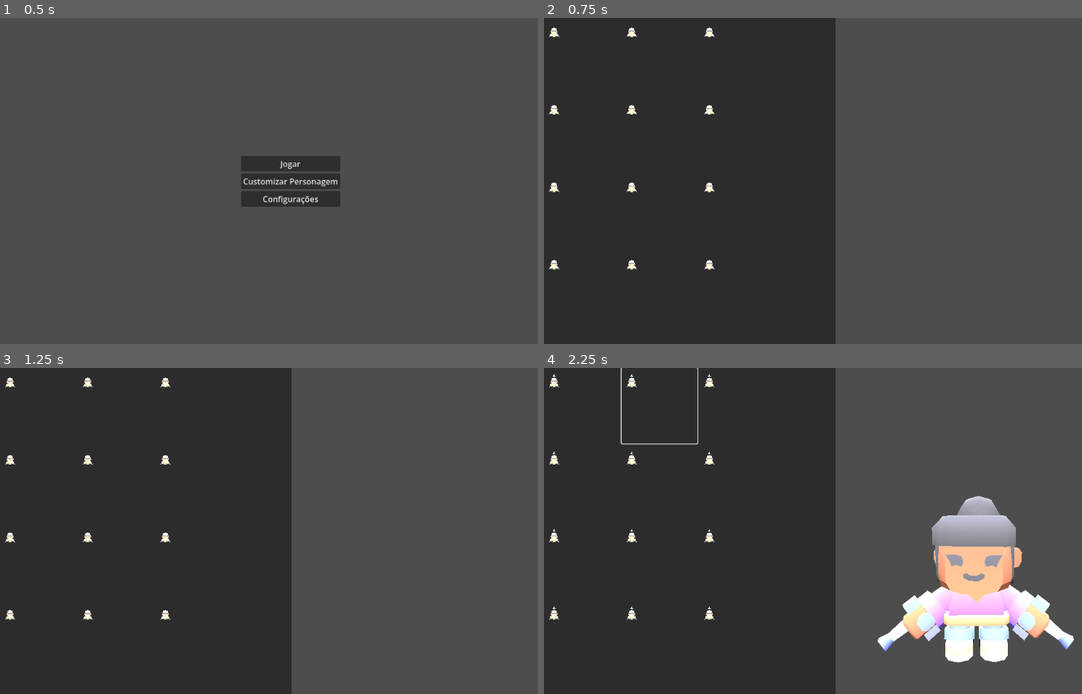
Above: before the commit, frames 1-4 (two rows, left to right).
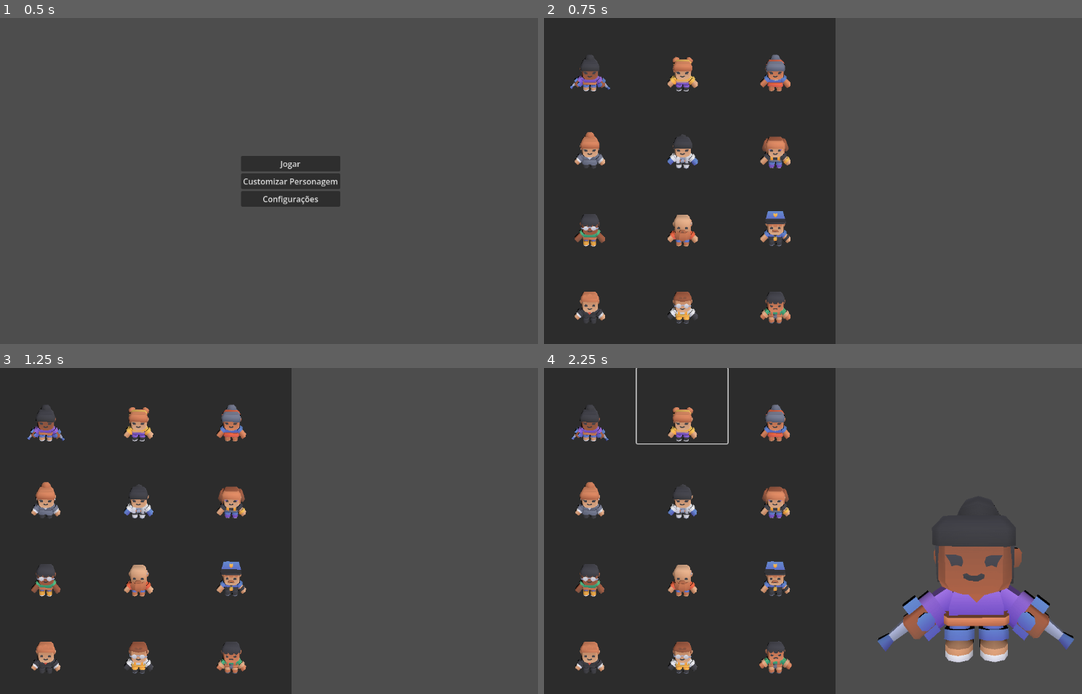
Above: after the commit, the same moments.

Repository: LucasSckenal/pi-4
Game: Godot game, scene res://main_menu.tscn
The game is run twice, just before and just after one commit, with the same random seed, the same clock (stepped at 60 frames per second) and the same inputs.
Inputs (mouse positions are in pixels of both pictures, inside the frame that each line leads up to):
- Up to frame 1 (0.5 s): no input
- Up to frame 2 (0.75 s): click "Customizar Personagem" at 0.5 s
- Up to frame 3 (1.25 s): no input
- Up to frame 4 (2.25 s): click (581, 407) at 1.27 s; tap Enter (ui_accept) at 2 s; hold Right (ui_right) from 2.03 s (still down); tap E (interact) at 2.1 s

Frame 1 is identical in both runs. In frame 2, 4.5% of the frame differs, in the area x 0-46%, y 2-94%; in frame 3, 4.5%; in frame 4, 13%, in the area x 0-99%, y 0-94%.

Commit message:
feat: Enhance character slot functionality and UI layout

Diff:
--- a/selecao_personagem.gd
+++ b/selecao_personagem.gd
@@ -6,50 +6,52 @@
 @onready var ponto_spawn = get_node_or_null("HBoxContainer/SubViewportContainer/SubViewport/PontoSpawn")
 
 func _ready():
-	print("Limpando e Gerando a Grade...")
-
-	# 1. Limpa a grade (essencial!)
+	# 1. Limpa a grade para não duplicar
 	for child in grid.get_children():
 		child.queue_free()
 
-	# 2. Loop para criar apenas os BOTÕES da grade
+	# 2. O LOOP CORRETO
 	for caminho in Global.lista_personagens:
 		var novo_slot = slot_cena.instantiate()
 		grid.add_child(novo_slot)
 
-		# --- MINIATURA (Dentro do slot) ---
-		var vp = novo_slot.get_node_or_null("SubViewportContainer/SubViewport")
-		if vp == null: vp = novo_slot.get_node_or_null("SubViewport")
+		# AQUI ESTÁ O SEGREDO:
+		# Passamos 'caminho' (um por vez), NÃO a 'lista_personagens' (todos)
+		if novo_slot.has_method("configurar_slot"):
+			novo_slot.configurar_slot(caminho)
 
-		if vp:
-			var mini = load(caminho).instantiate()
-			vp.add_child(mini)
-			mini.scale = Vector3(0.5, 0.5, 0.5)
-			var anim = mini.get_node_or_null("AnimationPlayer")
-			if anim: anim.play("idle")
-
-		# --- CONEXÃO DO CLIQUE ---
+		# Conecta o botão
 		var btn = novo_slot.get_node_or_null("Button")
 		if btn:
-			# O BIND é o que diz ao botão qual personagem ele representa
+			btn.pressed.connect(_ao_escolher.bind(caminho))
+	# Limpa a grade
+	for child in grid.get_children():
+		child.queue_free()
+
+	# Cria os slots
+	for caminho in Global.lista_personagens:
+		var novo_slot = slot_cena.instantiate()
+		grid.add_child(novo_slot)
+
+		# Chama a função que criamos no script do SLOT
+		if novo_slot.has_method("configurar_slot"):
+			novo_slot.configurar_slot(caminho)
+
+		# Conecta o botão para mostrar o boneco GRANDE
+		var btn = novo_slot.get_node_or_null("Button")
+		if btn:
 			btn.pressed.connect(_ao_escolher.bind(caminho))
 
-# --- ESSA FUNÇÃO DEVE FICAR FORA DO LOOP 'FOR' ---
 func _ao_escolher(caminho):
-	print("Você clicou no personagem: ", caminho)
-
 	if ponto_spawn:
-		# LIMPEZA: Remove quem já estava lá (para não amontoar)
+		# Deleta quem estava lá (LIMPEZA CRUCIAL)
 		for n in ponto_spawn.get_children():
 			n.queue_free()
 
-		# SPAWN: Agora sim, coloca o NOVO boneco sozinho
+		# Spawna apenas UM por vez
 		var grande = load(caminho).instantiate()
 		ponto_spawn.add_child(grande)
-
-		# Ajuste para ele não ficar gigante na tela
 		grande.scale = Vector3(0.8, 0.8, 0.8)
 
 		var anim = grande.get_node_or_null("AnimationPlayer")
-		if anim:
-			anim.play("idle")
+		if anim: anim.play("idle")
--- a/slot_personagem.gd
+++ b/slot_personagem.gd
@@ -1,11 +1,21 @@
 extends Control
 
+# Caminho exato para o seu Node3D dentro do Slot
+@onready var spawn = get_node_or_null("SubViewportContainer/SubViewport/PontoSpawnSlot")
 
-# Called when the node enters the scene tree for the first time.
-func _ready() -> void:
-	pass # Replace with function body.
+func configurar_slot(caminho_recebido: String):
+	# 'caminho_recebido' é apenas UM texto, ex: "res://.../male-a.glb"
 
+	if spawn:
+		# Limpa o que já estava lá (por segurança)
+		for n in spawn.get_children():
+			n.queue_free()
 
-# Called every frame. 'delta' is the elapsed time since the previous frame.
-func _process(delta: float) -> void:
-	pass
+		# Instancia APENAS o personagem recebido
+		var modelo = load(caminho_recebido).instantiate()
+		spawn.add_child(modelo)
+
+		modelo.scale = Vector3(0.5, 0.5, 0.5)
+		# Toca a animação
+		var anim = modelo.get_node_or_null("AnimationPlayer")
+		if anim: anim.play("idle")
--- a/slot_personagem.tscn
+++ b/slot_personagem.tscn
@@ -1,29 +1,44 @@
 [gd_scene format=3 uid="uid://dnsccmjrcwfa1"]
 
+[ext_resource type="Script" uid="uid://drsu7kmjgv62j" path="res://slot_personagem.gd" id="1_5500w"]
+
+[sub_resource type="World3D" id="World3D_5500w"]
+
 [node name="SlotPersonagem" type="Control" unique_id=1982193538]
-custom_minimum_size = Vector2(150, 150)
+custom_minimum_size = Vector2(180, 150)
 layout_mode = 3
 anchors_preset = 15
 anchor_right = 1.0
 anchor_bottom = 1.0
 grow_horizontal = 2
 grow_vertical = 2
+script = ExtResource("1_5500w")
 
 [node name="SubViewportContainer" type="SubViewportContainer" parent="." unique_id=203177282]
-layout_mode = 0
-offset_right = 40.0
-offset_bottom = 40.0
+layout_mode = 1
+anchors_preset = 15
+anchor_right = 1.0
+anchor_bottom = 1.0
+grow_horizontal = 2
+grow_vertical = 2
 stretch = true
 
 [node name="SubViewport" type="SubViewport" parent="SubViewportContainer" unique_id=570835006]
+own_world_3d = true
+world_3d = SubResource("World3D_5500w")
 transparent_bg = true
-size = Vector2i(40, 40)
+handle_input_locally = false
+size = Vector2i(1152, 648)
+render_target_update_mode = 4
 
 [node name="Camera3D" type="Camera3D" parent="SubViewportContainer/SubViewport" unique_id=1350296405]
-transform = Transform3D(1, 0, 0, 0, 0.9659259, 0.25881907, 0, -0.25881907, 0.9659258, 0, 0.52132356, 0.4801643)
+transform = Transform3D(-0.9999655, 0.0021502045, -0.008024671, 0, 0.9659259, 0.25881907, 0.008307751, 0.25881013, -0.9658925, 0, 0.52132356, -0.47297776)
 
 [node name="DirectionalLight3D" type="DirectionalLight3D" parent="SubViewportContainer/SubViewport" unique_id=1145652515]
-transform = Transform3D(1, 0, 0, 0, 0.58833575, 0.80861676, 0, -0.80861676, 0.5883358, 0, 2.6401665, 2.3199258)
+transform = Transform3D(0.7537557, 0.55237436, -0.35599867, 0.6541683, -0.57910514, 0.48651966, 0.06258031, -0.5995999, -0.7978495, 0, 2.6401665, 2.3199258)
+
+[node name="PontoSpawnSlot" type="Marker3D" parent="SubViewportContainer/SubViewport" unique_id=1280634250]
+transform = Transform3D(-0.9995239, 0, 0.030852575, 0, 1, 0, -0.030852575, 0, -0.9995239, 0, 0, 0)
 
 [node name="Button" type="Button" parent="." unique_id=126527247]
 layout_mode = 1
